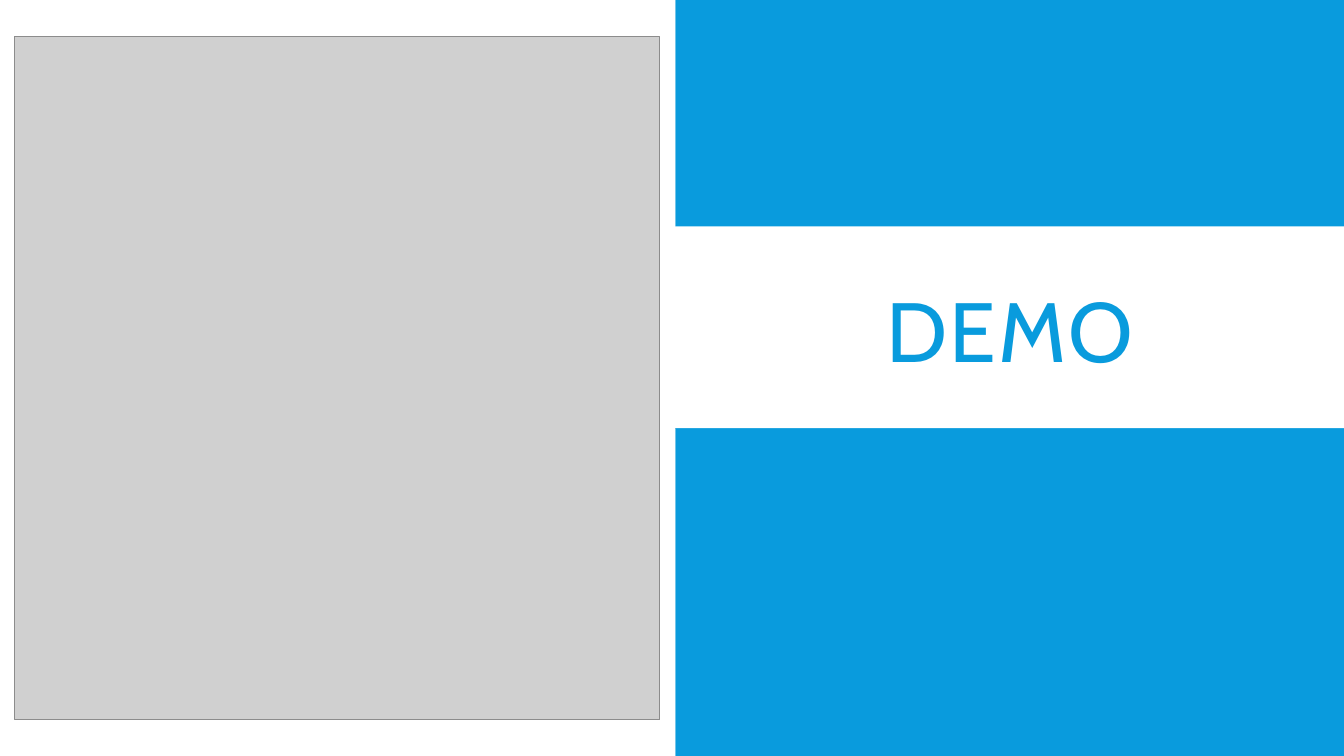
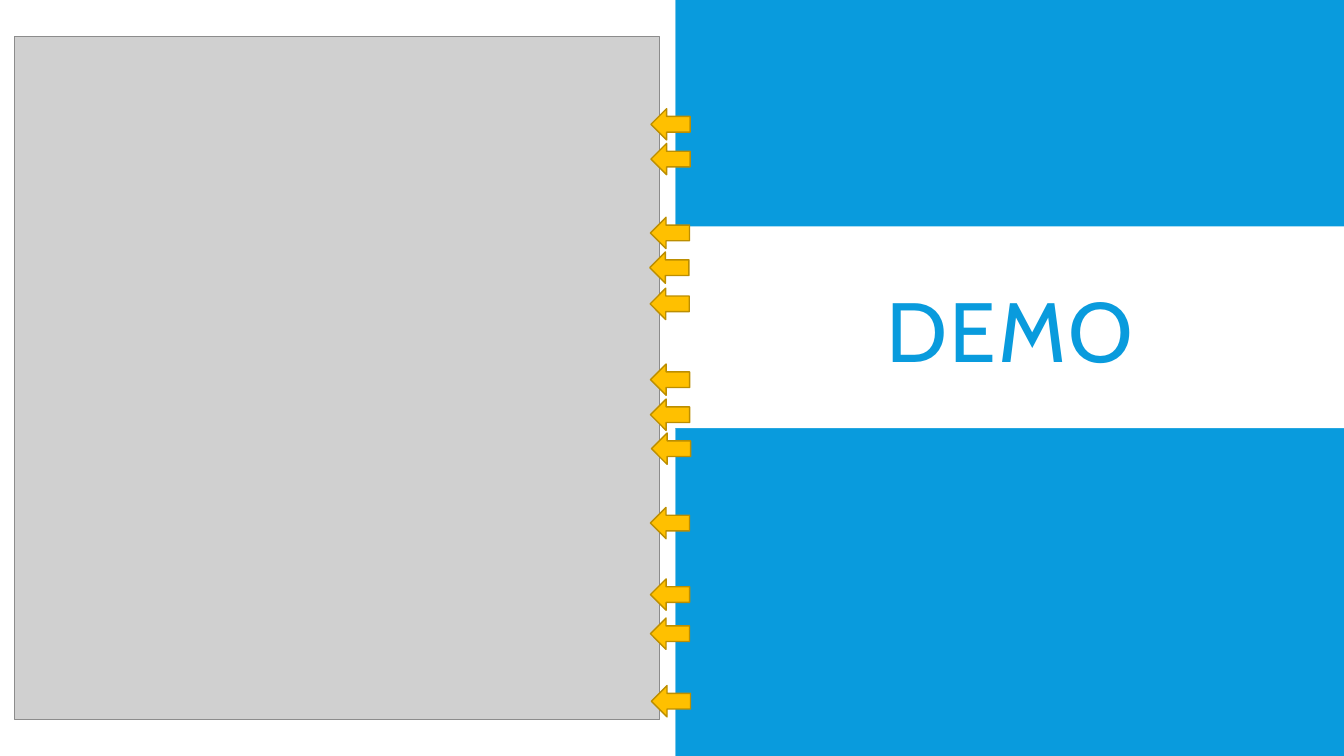
Before and after one commit to OryGregS/SeniorProject, a slide deck: slide 20 of docs/FuzzyRecordLinkage.pptx (slide 19 before the commit). Drawn at 1344x756 pixels with LibreOffice and Linux fonts; fonts in the diff are those of the drawing; grey boxes stand for pictures. Boxes give left, top, right and bottom in pixels: in the first picture for what was removed or moved away, otherwise in the second. Text is boxed around its words. In the diff, an @@ line names an element or a change of style, - is before the commit and + after.

```diff
--- a/docs/FuzzyRecordLinkage.pptx
+++ b/docs/FuzzyRecordLinkage.pptx
@@ left arrow added at (651, 109, 691, 140), fill #FFC000, outline #BD8E00 1 pt @@
@@ left arrow added at (651, 143, 691, 174), fill #FFC000, outline #BD8E00 1 pt @@
@@ left arrow added at (650, 218, 690, 249), fill #FFC000, outline #BD8E00 1 pt @@
@@ left arrow added at (650, 252, 690, 283), fill #FFC000, outline #BD8E00 1 pt @@
@@ left arrow added at (650, 288, 690, 320), fill #FFC000, outline #BD8E00 1 pt @@
@@ left arrow added at (650, 364, 690, 395), fill #FFC000, outline #BD8E00 1 pt @@
@@ left arrow added at (650, 399, 690, 431), fill #FFC000, outline #BD8E00 1 pt @@
@@ left arrow added at (651, 434, 691, 465), fill #FFC000, outline #BD8E00 1 pt @@
@@ left arrow added at (650, 507, 690, 538), fill #FFC000, outline #BD8E00 1 pt @@
@@ left arrow added at (650, 579, 690, 610), fill #FFC000, outline #BD8E00 1 pt @@
@@ left arrow added at (650, 618, 690, 649), fill #FFC000, outline #BD8E00 1 pt @@
@@ left arrow added at (651, 686, 691, 717), fill #FFC000, outline #BD8E00 1 pt @@
```
Also in this commit, not shown: 9 other slides changed, 1 slide added.
